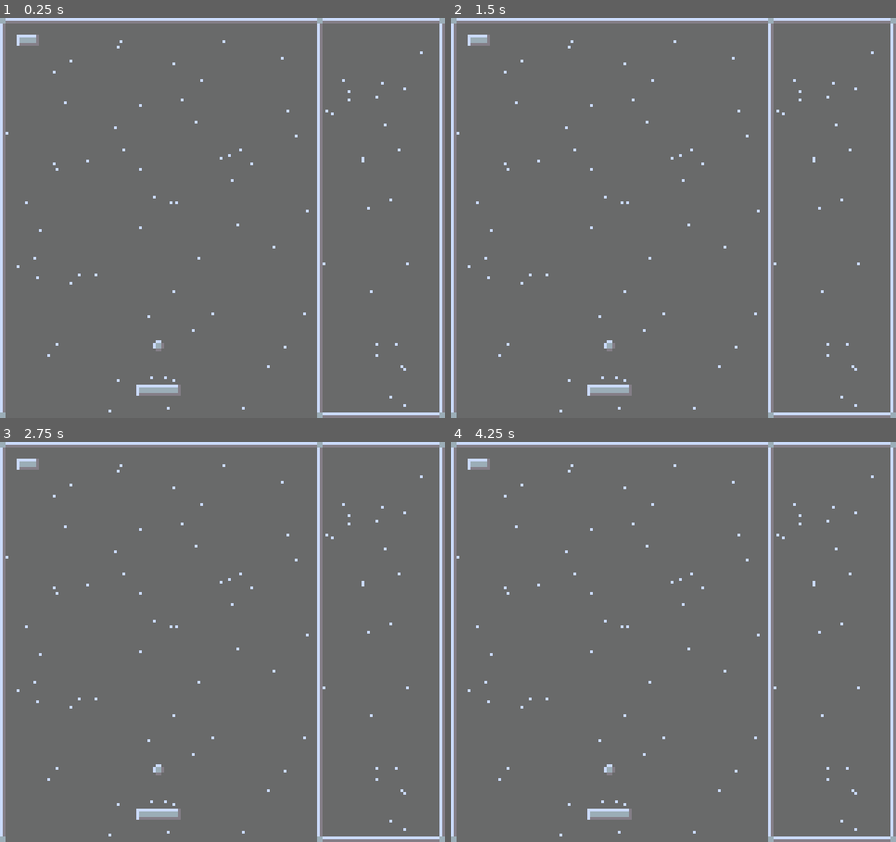
Above: before the commit, frames 1-4 (two rows, left to right).
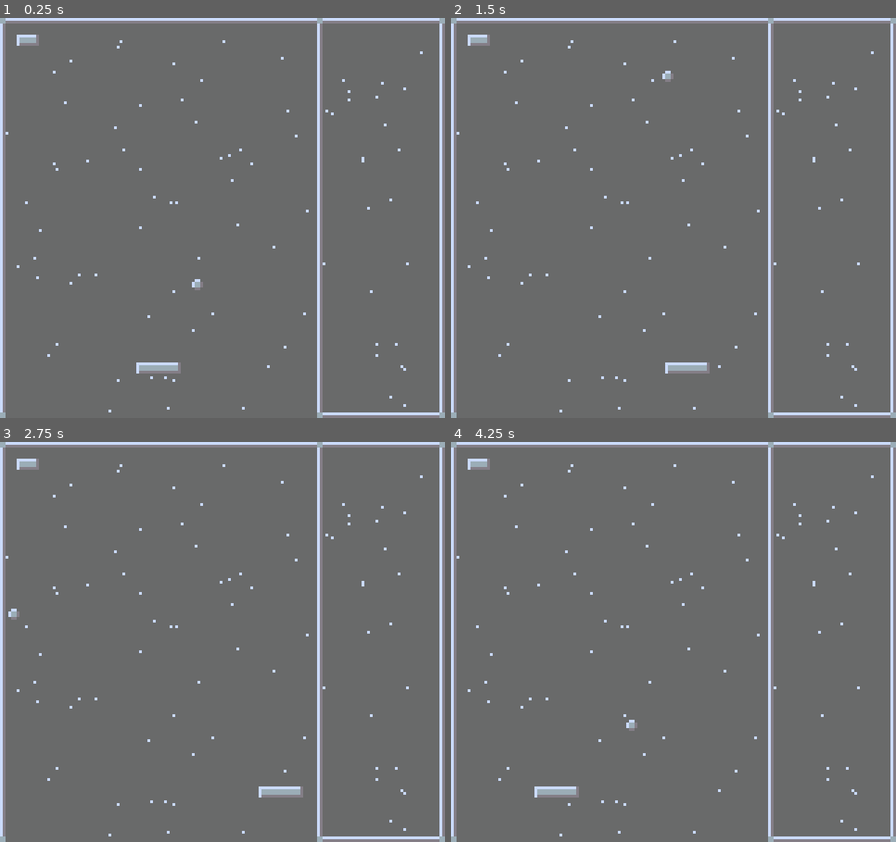
Above: after the commit, the same moments.

Repository: matias-hettich-castillo/break-out-oso
Game: Godot game, scene res://main.tscn
The game is run twice, just before and just after one commit, with the same random seed, the same clock (stepped at 60 frames per second) and the same inputs. The project has no main scene, so this scene is started directly.
Inputs:
- Up to frame 1 (0.25 s): no input
- Up to frame 2 (1.5 s): tap Enter at 0.5 s; hold Right (ui_right) 0.53-1.28 s; hold Left (ui_left) from 1.28 s (still down)
- Up to frame 3 (2.75 s): release Left (ui_left) at 2.03 s; hold Right (ui_right) from 2.03 s (still down)
- Up to frame 4 (4.25 s): release Right (ui_right) at 3.53 s; hold Left (ui_left) from 3.53 s (still down)

The runs differ from the first frame. In frame 1, 0.7% of the frame differs, in the area x 30-46%, y 65-95%; in frame 2, 0.7%; in frame 3, 0.7%; in frame 4, 0.7%.

Commit message:
Added player_controller and ball_controller scripts to the game, added basic collision detection, added 60 fps based movement with _delta.

Diff:
--- a/main.tscn
+++ b/main.tscn
@@ -1,10 +1,12 @@
-[gd_scene load_steps=8 format=3 uid="uid://u62fmfkngxdh"]
+[gd_scene load_steps=10 format=3 uid="uid://u62fmfkngxdh"]
 
 [ext_resource type="PackedScene" uid="uid://2crq45vxuscf" path="res://player.tscn" id="1_qdkcs"]
 [ext_resource type="PackedScene" uid="uid://b124j0fytkle3" path="res://brick.tscn" id="2_amrbm"]
+[ext_resource type="Script" path="res://scripts/player_controller.gd" id="3_648d1"]
 [ext_resource type="PackedScene" uid="uid://dbrfbs08ek02s" path="res://ball.tscn" id="3_skkg6"]
 [ext_resource type="Texture2D" uid="uid://43cc7motih3d" path="res://assets/play_area.png" id="4_61t1x"]
 [ext_resource type="Texture2D" uid="uid://dydofa6ny7taq" path="res://assets/score_area.png" id="5_qo71s"]
+[ext_resource type="Script" path="res://scripts/ball_controller.gd" id="6_jtby3"]
 [ext_resource type="Texture2D" uid="uid://hqetja2lp744" path="res://assets/background.png" id="6_meamg"]
 
 [sub_resource type="RectangleShape2D" id="RectangleShape2D_ntvf1"]
@@ -19,13 +21,15 @@
 region_rect = Rect2(0, 0, 160, 144)
 
 [node name="player" parent="." instance=ExtResource("1_qdkcs")]
-position = Vector2(57, 134)
+position = Vector2(57, 126)
+script = ExtResource("3_648d1")
 
 [node name="brick" parent="." instance=ExtResource("2_amrbm")]
 position = Vector2(10, 8)
 
 [node name="ball" parent="." instance=ExtResource("3_skkg6")]
-position = Vector2(57, 118)
+position = Vector2(57, 110)
+script = ExtResource("6_jtby3")
 
 [node name="play_area" type="Node2D" parent="."]
 metadata/_edit_lock_ = true
@@ -43,7 +47,7 @@
 [node name="player_goal" type="Area2D" parent="play_area"]
 
 [node name="CollisionShape2D" type="CollisionShape2D" parent="play_area/player_goal"]
-position = Vector2(58, 144)
+position = Vector2(58, 148)
 shape = SubResource("RectangleShape2D_ntvf1")
 
 [node name="borders_static_body" type="StaticBody2D" parent="play_area"]
@@ -63,3 +67,5 @@
 patch_margin_right = 2
 patch_margin_bottom = 2
 metadata/_edit_lock_ = true
+
+[connection signal="body_entered" from="play_area/player_goal" to="ball" method="_on_player_goal_body_entered"]
--- a/project.godot
+++ b/project.godot
@@ -18,7 +18,6 @@
 
 window/size/viewport_width=160
 window/size/viewport_height=144
-window/size/mode=2
 window/stretch/mode="viewport"
 window/stretch/scale_mode="integer"
 
--- /dev/null
+++ b/scripts/ball_controller.gd
@@ -0,0 +1,30 @@
+extends CharacterBody2D
+
+
+const SPEED = 60
+var starting_position = position
+
+func _ready():
+	reset_ball()
+
+func _physics_process(_delta):
+	var collision = move_and_collide(velocity * _delta)
+	if collision:
+		# Check if the collision was with a player or a wall/brick
+		# Player collision is handled differently
+
+		# Get collision with horizontal collider
+		if collision.get_normal() in [Vector2(0, 1), Vector2(0, -1)]:
+			velocity *= Vector2(1, -1)
+		# Get collision with vertical collider
+		else:
+			velocity *= Vector2(-1, 1)
+
+func reset_ball():
+	#velocity = Vector2(1,-1).normalized()
+	velocity = Vector2(SPEED,-SPEED)
+	position = starting_position
+
+# Function that triggers when the ball enters the player goal area
+func _on_player_goal_body_entered(_body):
+	reset_ball()
--- /dev/null
+++ b/scripts/player_controller.gd
@@ -0,0 +1,16 @@
+extends CharacterBody2D
+
+
+const SPEED = 60 * 1.75
+
+
+func _physics_process(_delta):
+	# Get the input direction and handle the movement/deceleration.
+	# As good practice, you should replace UI actions with custom gameplay actions.
+	var direction = Input.get_axis("ui_left", "ui_right")
+	if direction:
+		velocity.x = direction * SPEED * _delta
+	else:
+		velocity.x = move_toward(velocity.x, 0, SPEED * _delta)
+
+	move_and_collide(velocity)
